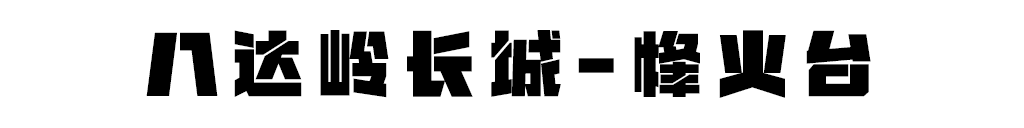
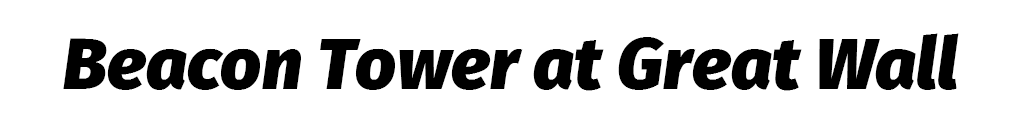
Layers edited between the first and the second 1024 × 128 image:
renamed "八达岭长城-烽火台" to "Beacon Tower at Great Wall", painted on it over [63, 30, 959, 98]
